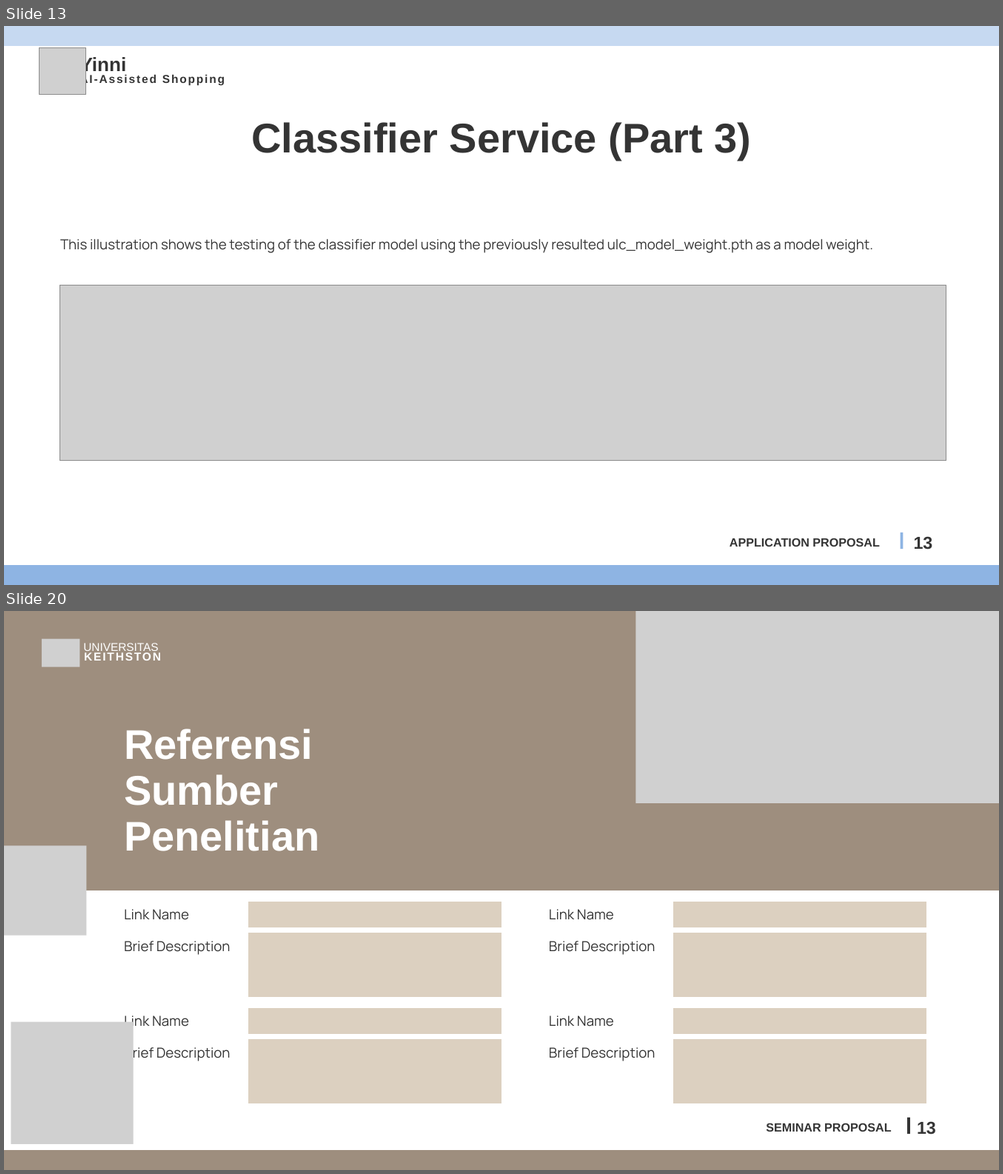
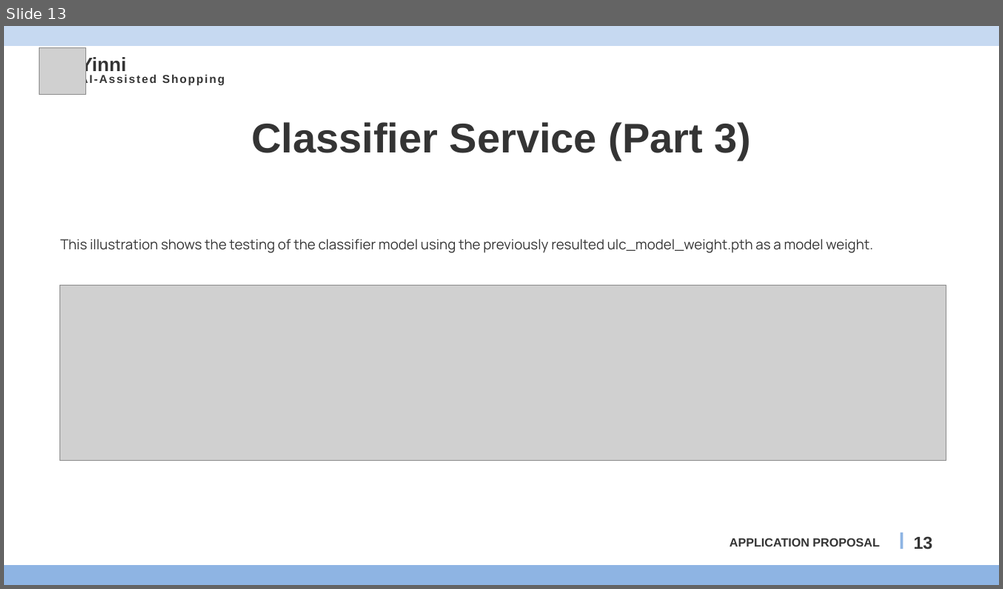
Before and after one commit to azzamt11/yinni_backend, a slide deck: yinni_app_proposal.pptx. Shown one above the other, each under a label of ours: slides 13 and 20 before the commit, slide 13 after it; the slides between them are not shown. The pictures are 1003x1174 and 1003x589 pixels, drawn with LibreOffice and Linux fonts; fonts in the diff are those of the drawing; grey boxes stand for pictures. Boxes give left, top, right and bottom in pixels: in the first picture for what was removed or moved away, otherwise in the second. Text is boxed around its words. In the diff, an @@ line names an element or a change of style, - is before the commit and + after.

```diff
--- a/yinni_app_proposal.pptx
+++ b/yinni_app_proposal.pptx
@@ slide 20 removed at [4,611,999,1170], background #FFFFFF @@
@@ freeform shape removed at [4,611,999,891] @@
@@ picture removed at [635,611,999,803] @@
@@ picture removed at [42,639,80,667] @@
@@ text removed at [80,652,165,665] @@
-KEITHSTON
@@ text removed at [83,643,158,654] @@
-UNIVERSITAS
@@ text removed at [124,729,319,851] @@
-Referensi Sumber Penelitian
@@ picture removed at [4,846,87,936] @@
@@ group removed at [124,901,501,997]: 2 texts, 2 freeform shapes @@
-Link Name
-Brief Description
@@ group removed at [549,901,926,997]: 2 texts, 2 freeform shapes @@
-Link Name
-Brief Description
@@ picture removed at [11,1022,134,1145] @@
@@ group removed at [124,1008,501,1105]: 2 texts, 2 freeform shapes @@
-Link Name
-Brief Description
@@ group removed at [549,1008,926,1105]: 2 texts, 2 freeform shapes @@
-Link Name
-Brief Description
@@ line removed from (908, 1118) to (908, 1134) @@
@@ text removed at [765,1123,891,1132] @@
-SEMINAR PROPOSAL
@@ text removed at [916,1122,936,1135] @@
-13
@@ freeform shape removed at [4,1150,999,1170] @@
```
Also in this commit, not shown: 3 slides changed, 6 slides added, 6 other slides removed, 1 other file.
